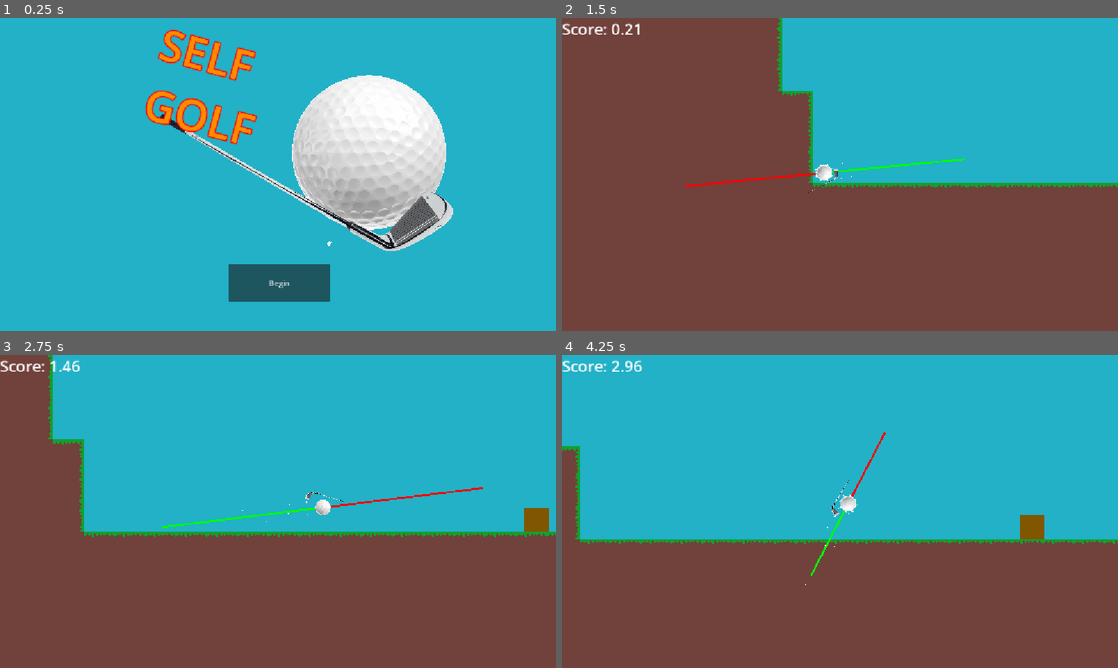
Above: before the commit, frames 1-4 (two rows, left to right).
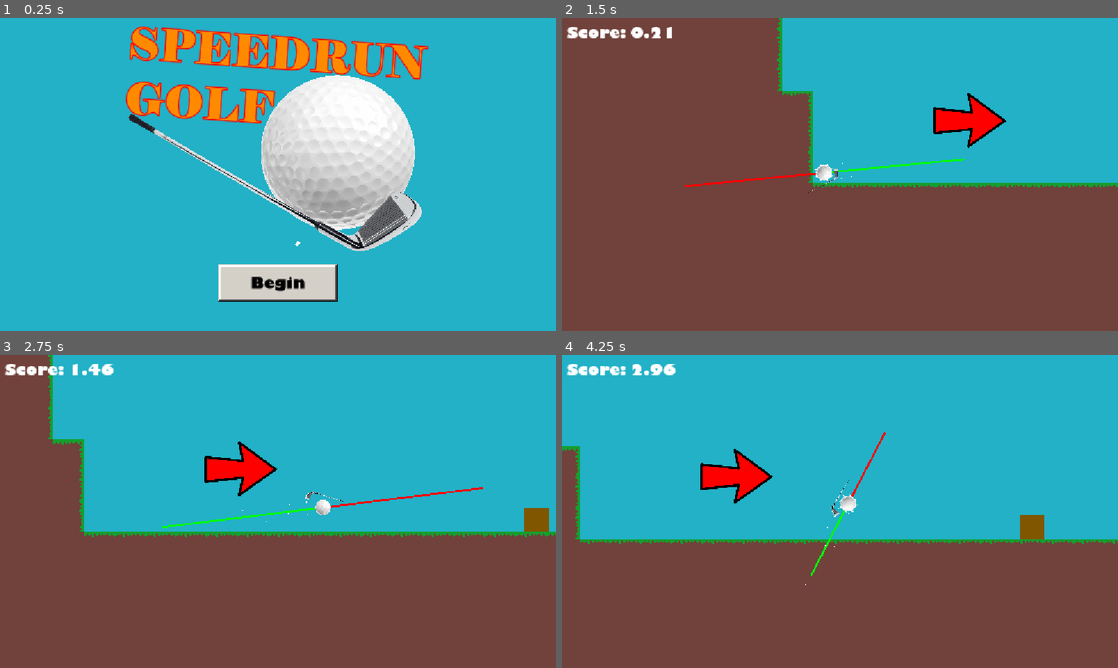
Above: after the commit, the same moments.

Repository: EshanDoes/haven-golf
Game: Godot game, scene res://scenes/title.tscn
Two runs of this game, one before a commit and one after it. Both use one fixed random seed, a clock stepped at 60 frames per second and the inputs below.
Inputs (mouse positions are in pixels of both pictures, inside the frame that each line leads up to):
- Up to frame 1 (0.25 s): no input
- Up to frame 2 (1.5 s): click "Begin" at 0.5 s; tap Enter at 1.25 s; move the mouse to (962, 158) at 1.27 s; press the mouse at (962, 158) at 1.28 s; hold Right from 1.28 s (still down)
- Up to frame 3 (2.75 s): keep holding Right; tap Up at 1.52, 2.27 s; move the mouse to (166, 527) at 2.02 s; release the mouse at (166, 527) at 2.03 s; click (166, 527) at 2.1 s
- Up to frame 4 (4.25 s): move the mouse to (895, 442) at 2.77 s; release Right at 2.78 s; press the mouse at (895, 442) at 2.78 s; hold Left 2.78-3.53 s; tap Alt at 2.85 s; move the mouse to (812, 574) at 3.52 s; release the mouse at (812, 574) at 3.53 s; hold Right from 3.53 s (still down); tap Shift at 3.6 s; tap Up at 3.77 s; click (812, 574) at 3.8 s

The runs differ from the first frame. In frame 1, 18% of the frame differs, in the area x 22-82%, y 2-91%; in frame 2, 1.6%; in frame 3, 1.6%; in frame 4, 1.7%.

Commit message:
Pre-vote Update (v1.1)
- Made fonts separate files
- Switched and adjusted primary UI font
- Changed begin button
- Changed game name to Speedrungolf
- Adjusted title screen
- Added arrows to indicate where to go in the level
- Removed console prints for ball physics

Diff:
--- a/project.godot
+++ b/project.godot
@@ -10,8 +10,8 @@
 
 [application]
 
-config/name="Haven Golf"
-config/version="1.0"
+config/name="Speedrungolf"
+config/version="1.1"
 run/main_scene="uid://xtqrdru73ene"
 config/features=PackedStringArray("4.7", "GL Compatibility")
 config/icon="res://icon.svg"
--- a/scenes/levels/1.tscn
+++ b/scenes/levels/1.tscn
@@ -6,6 +6,7 @@
 [ext_resource type="PackedScene" uid="uid://d12w8xn14gs0k" path="res://scenes/obstacles/landenemy.tscn" id="3_f00r8"]
 [ext_resource type="PackedScene" uid="uid://cjv0quraql88e" path="res://scenes/obstacles/enemy.tscn" id="4_f00r8"]
 [ext_resource type="Texture2D" uid="uid://cs42ac3d2unbg" path="res://sprites/flag.png" id="6_4o7q8"]
+[ext_resource type="Texture2D" uid="uid://lqqhv7of0yyb" path="res://sprites/arrow.png" id="7_kpjit"]
 
 [sub_resource type="Shader" id="Shader_kpjit"]
 code = "shader_type canvas_item;
@@ -106,3 +107,45 @@
 
 [node name="CollisionShape2D" type="CollisionShape2D" parent="Flag" unique_id=471574946]
 shape = SubResource("RectangleShape2D_4kxuq")
+
+[node name="Arrows" type="Node2D" parent="." unique_id=1012494541]
+modulate = Color(1, 0, 0, 1)
+
+[node name="Arrow" type="Sprite2D" parent="Arrows" unique_id=355311677]
+position = Vector2(522, -133)
+scale = Vector2(0.5, 0.5)
+texture = ExtResource("7_kpjit")
+
+[node name="Arrow2" type="Sprite2D" parent="Arrows" unique_id=607588368]
+position = Vector2(4113, -365)
+scale = Vector2(0.5, 0.5)
+texture = ExtResource("7_kpjit")
+
+[node name="Arrow3" type="Sprite2D" parent="Arrows" unique_id=1591266424]
+position = Vector2(7543, 196)
+scale = Vector2(0.5, 0.5)
+texture = ExtResource("7_kpjit")
+
+[node name="Arrow4" type="Sprite2D" parent="Arrows" unique_id=342886495]
+position = Vector2(10740, 163)
+rotation = -1.3089969
+scale = Vector2(0.5, 0.5)
+texture = ExtResource("7_kpjit")
+
+[node name="Arrow5" type="Sprite2D" parent="Arrows" unique_id=1872716039]
+position = Vector2(11084.999, -2800)
+rotation = -2.8797934
+scale = Vector2(0.5, 0.5)
+texture = ExtResource("7_kpjit")
+
+[node name="Arrow6" type="Sprite2D" parent="Arrows" unique_id=1615848124]
+position = Vector2(7098, -2794)
+rotation = -3.1415927
+scale = Vector2(0.5, 0.5)
+texture = ExtResource("7_kpjit")
+
+[node name="Arrow7" type="Sprite2D" parent="Arrows" unique_id=92319171]
+position = Vector2(2424.9998, -2800)
+rotation = -3.403392
+scale = Vector2(0.5, 0.5)
+texture = ExtResource("7_kpjit")
--- a/scenes/player_objects/ball.tscn
+++ b/scenes/player_objects/ball.tscn
@@ -4,6 +4,7 @@
 [ext_resource type="Texture2D" uid="uid://x31lyk3l8ar7" path="res://sprites/ball.png" id="2_y1aif"]
 [ext_resource type="Texture2D" uid="uid://bubl1aaerjuxo" path="res://sprites/dash.png" id="3_w5iks"]
 [ext_resource type="Texture2D" uid="uid://dejvjd6ubwfff" path="res://sprites/club.png" id="4_1aes7"]
+[ext_resource type="FontFile" uid="uid://c4qwpkjkallhi" path="res://fonts/GILSANUB.TTF" id="4_bddyc"]
 
 [sub_resource type="PhysicsMaterial" id="PhysicsMaterial_4kxuq"]
 bounce = 0.5
@@ -92,16 +93,15 @@
 [sub_resource type="CircleShape2D" id="CircleShape2D_4kxuq"]
 radius = 32.0
 
-[sub_resource type="SystemFont" id="SystemFont_mti6b"]
-font_names = PackedStringArray("Snap ITC", "Lucida Sans")
-
 [sub_resource type="LabelSettings" id="LabelSettings_4kxuq"]
-font = SubResource("SystemFont_mti6b")
+font = ExtResource("4_bddyc")
 font_size = 32
 
 [sub_resource type="LabelSettings" id="LabelSettings_1aes7"]
-font = SubResource("SystemFont_mti6b")
+font = ExtResource("4_bddyc")
 font_size = 64
+outline_size = 16
+outline_color = Color(0, 0, 0, 1)
 
 [node name="Ball" type="RigidBody2D" unique_id=987841902]
 top_level = true
@@ -170,20 +170,22 @@
 [node name="Target Raycasts" type="Node2D" parent="." unique_id=315210116]
 
 [node name="Left Ray" type="RayCast2D" parent="Target Raycasts" unique_id=316010106]
-position = Vector2(-50, 0)
+position = Vector2(-75, 0)
 target_position = Vector2(0, 1000)
 collision_mask = 12
 
 [node name="Right Ray" type="RayCast2D" parent="Target Raycasts" unique_id=1142044865]
-position = Vector2(50, 0)
+position = Vector2(75, 0)
 target_position = Vector2(0, 1000)
 collision_mask = 12
 
 [node name="UI" type="CanvasLayer" parent="." unique_id=852310592]
 
 [node name="Score" type="Label" parent="UI" unique_id=1861093719]
-offset_right = 376.0
-offset_bottom = 63.0
+offset_left = 10.0
+offset_top = 10.0
+offset_right = 386.0
+offset_bottom = 73.0
 text = "Score: 0.00"
 label_settings = SubResource("LabelSettings_4kxuq")
 
--- a/scenes/title.tscn
+++ b/scenes/title.tscn
@@ -3,6 +3,11 @@
 [ext_resource type="Texture2D" uid="uid://db12n5cai8wvk" path="res://sprites/cloud.png" id="1_p6dhs"]
 [ext_resource type="Texture2D" uid="uid://x31lyk3l8ar7" path="res://sprites/ball.png" id="1_wosw1"]
 [ext_resource type="Texture2D" uid="uid://dejvjd6ubwfff" path="res://sprites/club.png" id="2_p6dhs"]
+[ext_resource type="Texture2D" uid="uid://ddsuc85bded35" path="res://sprites/button.png" id="4_4rr2b"]
+[ext_resource type="FontFile" uid="uid://cqmr286crrho7" path="res://fonts/ELEPHNT.TTF" id="4_yql1r"]
+[ext_resource type="Texture2D" uid="uid://d14kp2act7une" path="res://sprites/button_pressed.png" id="5_yql1r"]
+[ext_resource type="Texture2D" uid="uid://bg0f037csl7mg" path="res://sprites/button_hover.png" id="6_ia1n6"]
+[ext_resource type="FontFile" uid="uid://c4qwpkjkallhi" path="res://fonts/GILSANUB.TTF" id="8_ia1n6"]
 
 [sub_resource type="Gradient" id="Gradient_pyl7j"]
 colors = PackedColorArray(1, 1, 1, 1, 1, 1, 1, 1)
@@ -12,11 +17,8 @@
 width = 6
 height = 10
 
-[sub_resource type="SystemFont" id="SystemFont_mti6b"]
-font_names = PackedStringArray("Elephant")
-
 [sub_resource type="LabelSettings" id="LabelSettings_4kxuq"]
-font = SubResource("SystemFont_mti6b")
+font = ExtResource("4_yql1r")
 font_size = 90
 font_color = Color(1, 0.5411765, 0, 1)
 outline_size = 10
@@ -24,12 +26,17 @@
 
 [sub_resource type="GDScript" id="GDScript_4kxuq"]
 resource_name = "begin"
-script/source = "extends Button
+script/source = "extends TextureButton
 
 
 func _on_button_up():
 	get_tree().change_scene_to_file(\"res://scenes/levels/1.tscn\")
 "
+
+[sub_resource type="LabelSettings" id="LabelSettings_hiwto"]
+font = ExtResource("8_ia1n6")
+font_size = 32
+font_color = Color(0, 0, 0, 1)
 
 [node name="Title" type="Control" unique_id=2030858611]
 layout_mode = 3
@@ -49,9 +56,9 @@
 
 [node name="TextureRect" type="TextureRect" parent="." unique_id=1749375549]
 layout_mode = 0
-offset_left = 605.00006
+offset_left = 540.0001
 offset_top = 119.0
-offset_right = 2202.0
+offset_right = 2137.0
 offset_bottom = 1715.0
 scale = Vector2(0.2, 0.2)
 texture = ExtResource("1_wosw1")
@@ -72,33 +79,46 @@
 
 [node name="TextureRect2" type="TextureRect" parent="." unique_id=820214573]
 layout_mode = 0
-offset_left = 329.0
+offset_left = 264.0
 offset_top = 203.43974
-offset_right = 2514.0
+offset_right = 2449.0
 offset_bottom = 2653.4397
 rotation = -0.51290303
 scale = Vector2(0.2, 0.2)
 texture = ExtResource("2_p6dhs")
 flip_h = true
 
-[node name="Label" type="Label" parent="." unique_id=1925199801]
+[node name="Title" type="Label" parent="." unique_id=1925199801]
 layout_mode = 0
-offset_left = 350.0
-offset_top = -10.000005
-offset_right = 788.0
-offset_bottom = 309.0
-rotation = 0.2617994
-text = "SELF
+offset_left = 271.00003
+offset_top = -3.999999
+offset_right = 889.0
+offset_bottom = 315.0
+rotation = 0.06981317
+text = "SPEEDRUN
 GOLF"
 label_settings = SubResource("LabelSettings_4kxuq")
 
-[node name="Button" type="Button" parent="." unique_id=1715098123]
+[node name="Button" type="TextureButton" parent="." unique_id=937131949]
 layout_mode = 0
-offset_left = 474.0
+offset_left = 451.0
 offset_top = 509.0
-offset_right = 684.0
-offset_bottom = 588.0
-text = "Begin"
+offset_right = 701.0
+offset_bottom = 589.0
+texture_normal = ExtResource("4_4rr2b")
+texture_pressed = ExtResource("5_yql1r")
+texture_hover = ExtResource("6_ia1n6")
+texture_focused = ExtResource("5_yql1r")
 script = SubResource("GDScript_4kxuq")
 
+[node name="Score" type="Label" parent="Button" unique_id=904547621]
+layout_mode = 0
+offset_top = 1.0
+offset_right = 250.0
+offset_bottom = 79.0
+text = "Begin"
+label_settings = SubResource("LabelSettings_hiwto")
+horizontal_alignment = 1
+vertical_alignment = 1
+
 [connection signal="button_up" from="Button" to="Button" method="_on_button_up"]
--- a/scripts/ball.gd
+++ b/scripts/ball.gd
@@ -49,13 +49,10 @@
 	if event.is_action_pressed("click") and !is_dashing and !win:
 		if left_target_raycast.get_collider() != null:
 			set_linear_velocity((left_target_raycast.get_collider().position - position).normalized() * launch_force * launch_strength)
-			print(left_target_raycast.get_collider().position.normalized())
 		elif right_target_raycast.get_collider() != null:
 			set_linear_velocity((right_target_raycast.get_collider().position - position).normalized() * launch_force * launch_strength)
-			print(right_target_raycast.get_collider().position.normalized())
 		else:
 			set_linear_velocity((position - mouse_pos) * launch_force)
-		print(linear_velocity, launch_strength)
 		apply_torque_impulse(launch_strength)
 		gravity_scale = 0.0
 		started = true
Not shown, changed: export_presets.cfg
Binary file added: fonts/ELEPHNT.TTF
Not shown, added: fonts/ELEPHNT.TTF.import
Binary file added: fonts/GILSANUB.TTF
Not shown, added: fonts/GILSANUB.TTF.import
Binary file added: sprites/arrow.png
Not shown, added: sprites/arrow.png.import
Binary file added: sprites/button.png
Not shown, added: sprites/button.png.import
Binary file added: sprites/button_hover.png
Not shown, added: sprites/button_hover.png.import
Binary file added: sprites/button_pressed.png
(and 1 more such lines)
